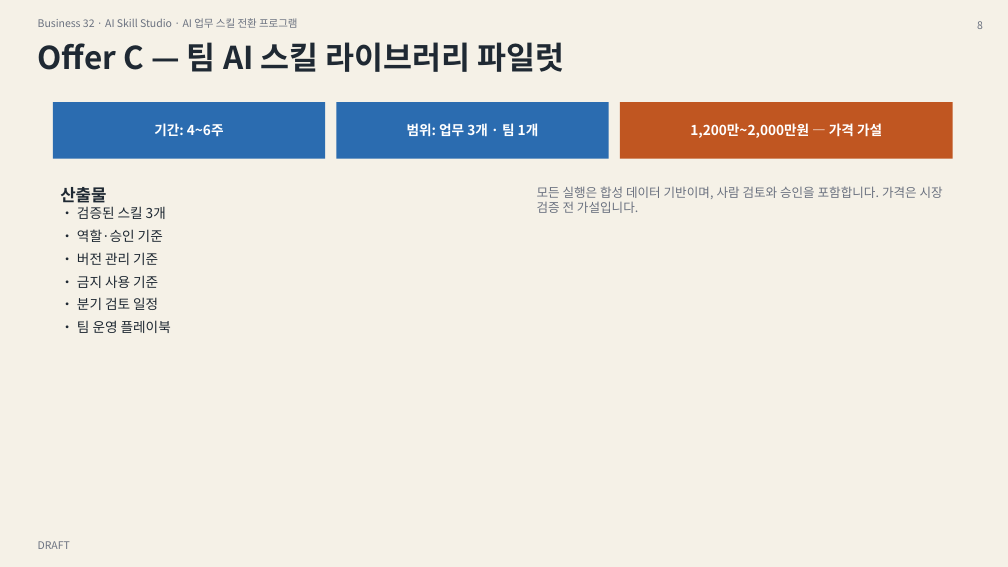
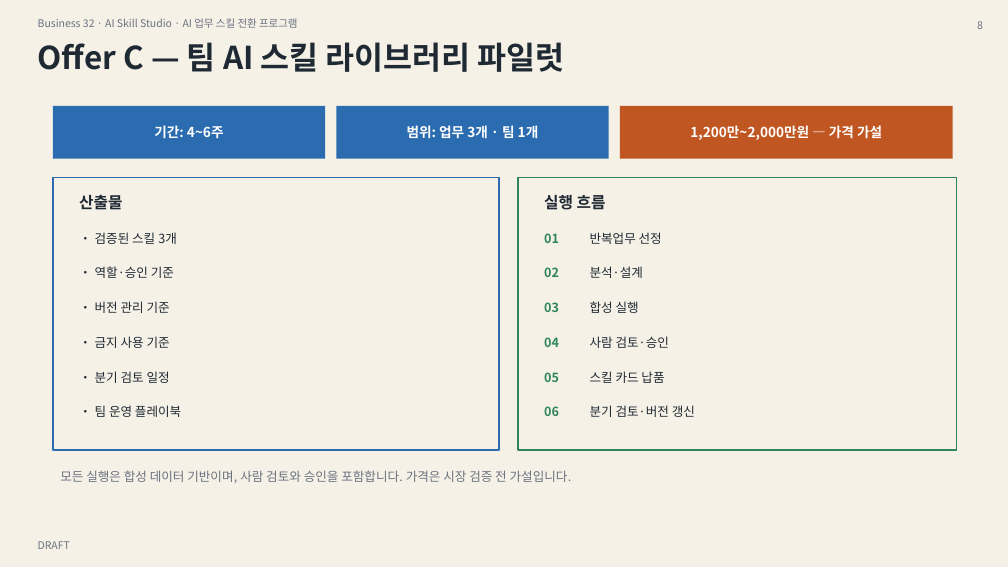
Before and after one commit to skerishKang/ai-revenue-lab, a slide deck: slide 8 of docs/commercial/business-32-ai-skill-studio/customer-package/Business32_Master_Proposal_10p.pptx. Drawn at 1008x567 pixels with LibreOffice and Linux fonts; fonts in the diff are those of the drawing. Boxes give left, top, right and bottom in pixels: in the first picture for what was removed or moved away, otherwise in the second. Text is boxed around its words. In the diff, an @@ line names an element or a change of style, - is before the commit and + after.

```diff
--- a/docs/commercial/business-32-ai-skill-studio/customer-package/Business32_Master_Proposal_10p.pptx
+++ b/docs/commercial/business-32-ai-skill-studio/customer-package/Business32_Master_Proposal_10p.pptx
@@ rectangle "기간: 4~6주": place and size @@
-rectangle "기간: 4~6주" at box(53, 102, 325, 159)
+rectangle "기간: 4~6주" at box(53, 106, 325, 159)
@@ rectangle "범위: 업무 3개 · 팀 ...": place and size @@
-rectangle "범위: 업무 3개 · 팀 ..." at box(337, 102, 609, 159)
+rectangle "범위: 업무 3개 · 팀 ..." at box(337, 106, 609, 159)
@@ rectangle "1,200만~2,000만원 — 가격 가설": place and size @@
-rectangle "1,200만~2,000만원 — 가격 가설" at box(620, 102, 953, 159)
+rectangle "1,200만~2,000만원 — 가격 가설" at box(620, 106, 953, 159)
@@ rectangle added at box(53, 178, 499, 450), fill #F5F1E7, outline #2B6CB0 1.5 pt @@
@@ rectangle added at box(518, 178, 957, 450), fill #F5F1E7, outline #2F855A 1.5 pt @@
@@ text removed at box(60, 187, 171, 333) @@
-산출물
-• 검증된 스킬 3개
-• 역할·승인 기준
-• 버전 관리 기준
-• 금지 사용 기준
-• 분기 검토 일정
-• 팀 운영 플레이북
@@ text added at box(79, 195, 122, 210), 15 pt, text #1F2933, bold @@
+산출물
@@ text added at box(544, 195, 606, 210), 15 pt, text #1F2933, bold @@
+실행 흐름
@@ text added at box(95, 232, 177, 244), 12 pt, text #1F2933 @@
+• 검증된 스킬 3개
@@ text added at box(544, 233, 559, 243), 12 pt, text #2F855A, bold @@
+01
@@ text added at box(590, 232, 662, 244), 12 pt, text #1F2933 @@
+반복업무 선정
@@ text added at box(95, 266, 174, 278), 12 pt, text #1F2933 @@
+• 역할·승인 기준
@@ text added at box(544, 267, 559, 277), 12 pt, text #2F855A, bold @@
+02
@@ text added at box(590, 266, 643, 278), 12 pt, text #1F2933 @@
+분석·설계
@@ text added at box(95, 301, 170, 313), 12 pt, text #1F2933 @@
+• 버전 관리 기준
@@ text added at box(544, 302, 559, 312), 12 pt, text #2F855A, bold @@
+03
@@ text added at box(590, 301, 639, 313), 12 pt, text #1F2933 @@
+합성 실행
@@ text added at box(95, 336, 170, 348), 12 pt, text #1F2933 @@
+• 금지 사용 기준
@@ text added at box(544, 337, 559, 347), 12 pt, text #2F855A, bold @@
+04
@@ text added at box(590, 336, 669, 348), 12 pt, text #1F2933 @@
+사람 검토·승인
@@ text added at box(95, 371, 170, 383), 12 pt, text #1F2933 @@
+• 분기 검토 일정
@@ text added at box(544, 372, 559, 382), 12 pt, text #2F855A, bold @@
+05
@@ text added at box(590, 371, 664, 383), 12 pt, text #1F2933 @@
+스킬 카드 납품
@@ text added at box(95, 405, 181, 417), 12 pt, text #1F2933 @@
+• 팀 운영 플레이북
@@ text added at box(544, 406, 559, 416), 12 pt, text #2F855A, bold @@
+06
@@ text added at box(590, 405, 695, 417), 12 pt, text #1F2933 @@
+분기 검토·버전 갱신
@@ text "모든 실행은 합성 데이터 기반이며, ..." rewrapped from box(537, 186, 943, 213) to box(60, 470, 572, 483) @@
```
Also in this commit, not shown: 6 other slides changed, 28 other files.
